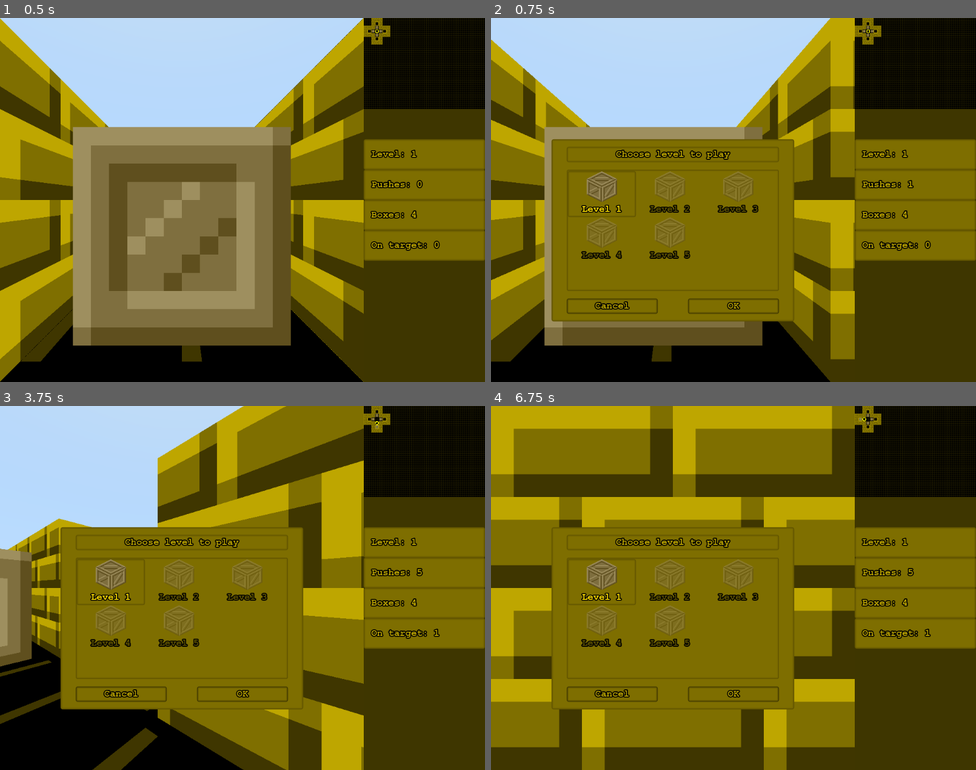
Above: before the commit, frames 1-4 (two rows, left to right).
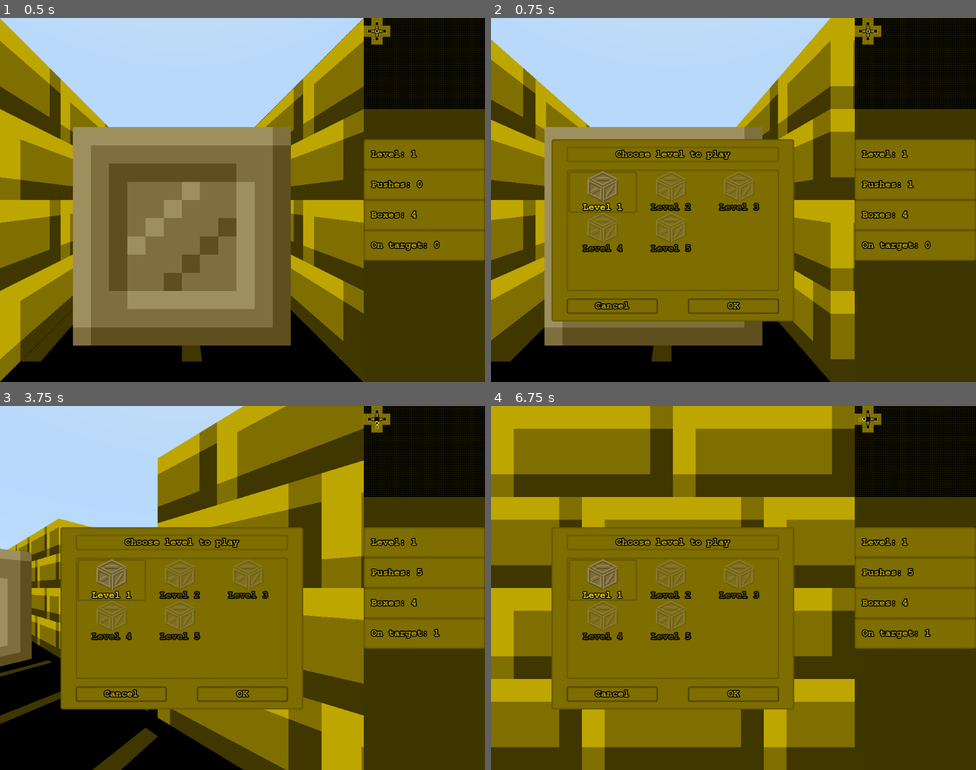
Above: after the commit, the same moments.

Repository: Drachenbauer/3D-Sokoban
Game: Godot game, scene res://scenes/GameWindow.tscn
The game is run twice, just before and just after one commit, with the same random seed, the same clock (stepped at 60 frames per second) and the same inputs.
Inputs:
- Up to frame 1 (0.5 s): no input
- Up to frame 2 (0.75 s): tap Enter at 0.5 s; hold D from 0.53 s (still down); tap L (level) at 0.6 s
- Up to frame 3 (3.75 s): release D at 1.25 s; click "OK" at 1.25 s; hold S 2.03-2.78 s; tap Q at 2.1 s; hold D 2.78-3.53 s; hold E 2.78-3.53 s; hold W from 3.53 s (still down); tap L (level) at 3.6 s
- Up to frame 4 (6.75 s): release W at 4.25 s; click "OK" at 4.25 s; hold Q 5.03-5.78 s; hold A 5.03-6.53 s; tap E at 5.85 s; tap Space at 6.5 s; hold S from 6.53 s (still down); tap L (level) at 6.6 s

Frame 1 is identical in both runs. In frame 2, 1.4% of the frame differs, in the area x 16-56%, y 42-67%; in frame 3, 1.4%; in frame 4, 1.4%.

Commit message:
LevelPanel updated

Diff:
--- a/assets/style/Style.tres
+++ b/assets/style/Style.tres
@@ -152,6 +152,10 @@
 ItemList/colors/font_color = Color( 0.74902, 0.654902, 0, 1 )
 ItemList/colors/font_color_selected = Color( 1, 0.87451, 0, 1 )
 ItemList/colors/guide_color = Color( 0.74902, 0.654902, 0, 0.247059 )
+ItemList/constants/hseparation = 0
+ItemList/constants/icon_margin = 0
+ItemList/constants/line_separation = 0
+ItemList/constants/vseparation = 0
 ItemList/fonts/font = ExtResource( 1 )
 ItemList/styles/bg = ExtResource( 7 )
 ItemList/styles/bg_focus = ExtResource( 4 )
--- a/scenes/LevelPanel.tscn
+++ b/scenes/LevelPanel.tscn
@@ -76,7 +76,7 @@
 mouse_default_cursor_shape = 2
 max_columns = 3
 same_column_width = true
-fixed_column_width = 140
+fixed_column_width = 144
 icon_mode = 0
 
 [node name="ButtonCancel" type="Button" parent="Panel"]
Binary file added: assets/style/style_boxes/ButtonTexture.png
Not shown, added: assets/style/style_boxes/ButtonTexture.png.import
Binary file added: assets/style/style_boxes/panelTexture.png
Not shown, added: assets/style/style_boxes/panelTexture.png.import
